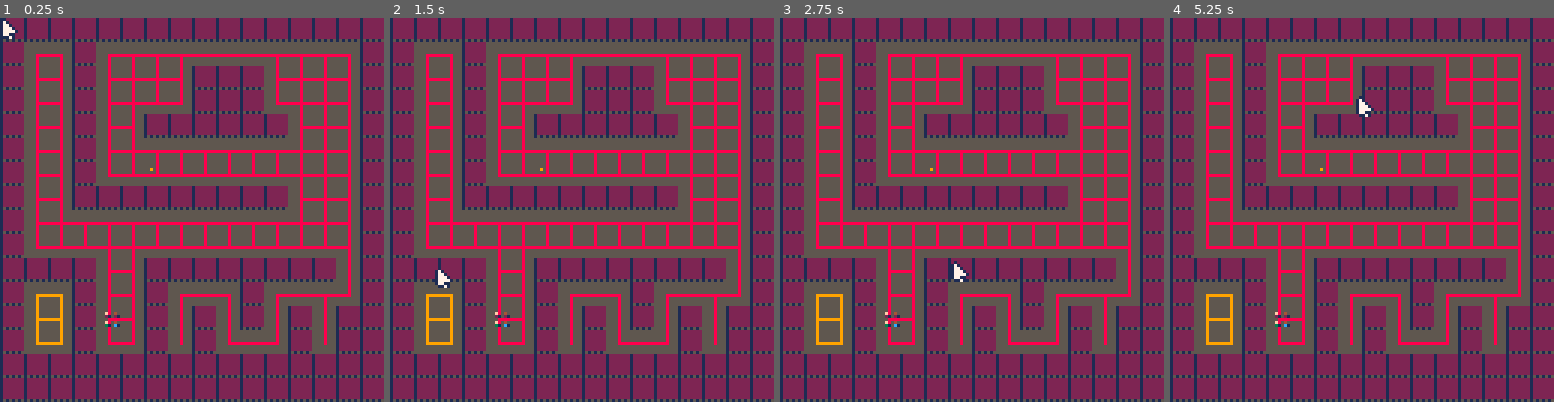
Above: before the commit, frames 1-4 (left to right).
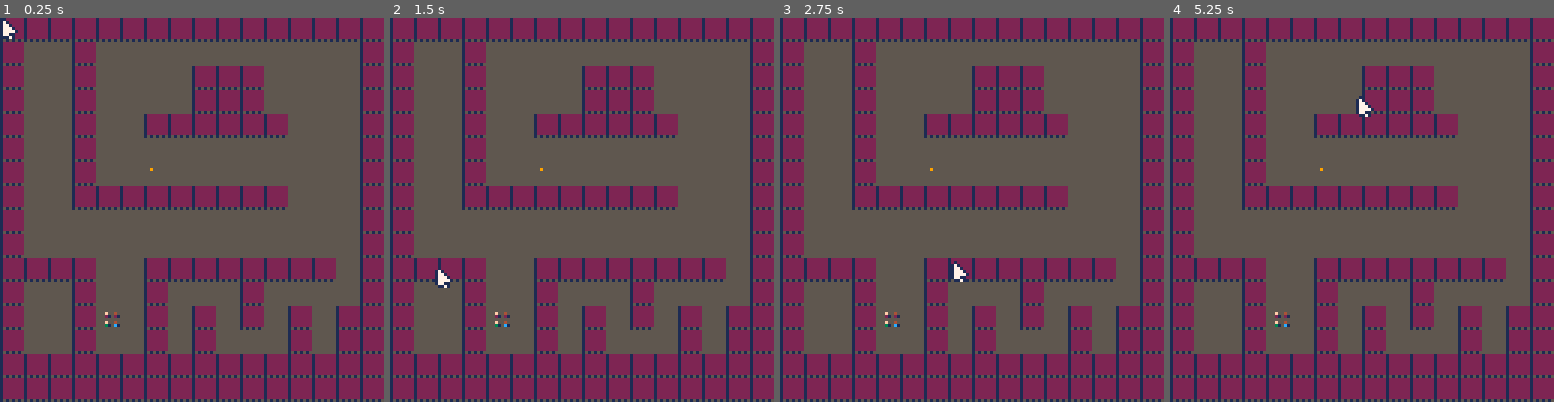
Above: after the commit, the same moments.

Repository: Grouflon/p8-rts-dungeon
Game: PICO-8 cartridge rts-dungeon.p8
The game is run twice, just before and just after one commit, with the same random seed, the same clock (stepped at 60 frames per second) and the same inputs.
Inputs (mouse positions are in pixels of both pictures, inside the frame that each line leads up to):
- Up to frame 1 (0.25 s): no input
- Up to frame 2 (1.5 s): click (670, 121) at 0.67 s; click (436, 267) at 1.22 s
- Up to frame 3 (2.75 s): click (887, 114) at 1.77 s; click (952, 259) at 2.32 s
- Up to frame 4 (5.25 s): click (1404, 106) at 2.87 s; click (1465, 256) at 3.42 s; click (1231, 102) at 3.97 s; click (1292, 248) at 4.52 s; click (1354, 94) at 5.07 s

The runs differ from the first frame. In frame 1, 8.8% of the frame differs, in the area x 9-92%, y 9-86%; in frame 2, 8.8%; in frame 3, 8.8%; in frame 4, 8.8%.

Commit message:
[pathfinding] Path smoothing + follow path

Diff:
--- a/game.lua
+++ b/game.lua
@@ -3,7 +3,7 @@
 clothes_color={2,3,8,10,11,12,14}
 
 agent_count=4
-order_speed=0.3
+order_speed=0.4
 
 --variables
 agents={}
@@ -36,6 +36,30 @@
     end
   }
   action_start(_goto_action,_agent,_target,_speed)
+end
+
+function agent_follow_path(_agent,_path,_speed)
+  local _goto_action={
+    start=function(_action,_path,_speed)
+      local _dist=0
+      for _i=1,#_path-1 do
+        local _start, _end = _path[_i], _path[_i+1]
+        assert(_start ~= nil)
+        assert(_end ~= nil)
+        local _traj=_end-_start
+        local _len=vec2_len(_traj)
+        local _dir=vec2_normalized(_traj)
+        while _dist < _len do
+          _agent.pos=_start+_dir*_dist
+          yield()
+          _dist+=_speed
+        end
+        _dist-=_len
+      end
+      _agent.pos=_path[#_path]
+    end
+  }
+  action_start(_goto_action,_agent,_path,_speed)
 end
 
 function agent_wait(_agent,_time)
@@ -110,11 +134,14 @@
 
   -- orders
   if (mouse.pressed[2]) then
-    foreach(selected_agents, function(_agent)
+    for _agent in all(selected_agents) do
       agent_stop_actions(_agent)
-      agent_goto(_agent,mouse.pos,order_speed)
-      sfx(0)
-    end)
+      path = find_path(level, _agent.pos, mouse.pos)
+      if path ~= nil then
+        agent_follow_path(_agent, path, order_speed)
+        sfx(0)
+      end
+    end
   end
 
   mine_update()
@@ -127,11 +154,7 @@
   -- agents
   foreach(agents,agent_update)
 
-  if #selected_agents>0 then
-    path = find_path(level, selected_agents[1].pos, mouse.pos)
-  else
-    path = nil
-  end
+
 end
 
 function _draw()
@@ -139,7 +162,7 @@
   cls(_bg_color)
 
   map(level.x,level.y,0,0,level.w,level.h,0x1)
-  graph_draw_links(level)
+  -- graph_draw_links(level)
 
 
   -- mine
@@ -155,10 +178,16 @@
   -- debug
   draw_log()
 
-  if path~=nil then
-    for i=1,#path-1 do
-      local _p0, _p1 = path[i], path[i+1]
-      line(_p0.x, _p0.y, _p1.x, _p1.y, 12)
-    end
-  end
+  -- if #selected_agents>0 then
+  --   path = find_path(level, selected_agents[1].pos, mouse.pos)
+  -- else
+  --   path = nil
+  -- end
+
+  -- if path~=nil then
+  --   for i=1,#path-1 do
+  --     local _p0, _p1 = path[i], path[i+1]
+  --     line(_p0.x, _p0.y, _p1.x, _p1.y, 12)
+  --   end
+  -- end
 end
--- a/pathfinding.lua
+++ b/pathfinding.lua
@@ -91,13 +91,30 @@
   end
 end
 
+function is_line_walkable(_graph, _start, _end, _subgraph) -- add radius?
+    local _traj = _end-_start
+    local _dir = vec2_normalized(_traj)
+    local _len = vec2_len(_traj)
+    local _step=4
+    local _progress=0
+    while _progress < _len do
+      _progress=min(_len,_progress+_step)
+      local _p = _start+_dir*_progress
+      -- pset(_p.x, _p.y, 13)
+      local _n= graph_get_node(_graph, _p)
+      if (_n.subgraph ~= _subgraph) return false
+    end
+    return true
+  end
+
 function find_path(_graph, _start, _end)
   local _start_node = graph_get_node(_graph, _start)
   local _end_node = graph_get_node(_graph, _end)
+  local _subgraph = _start_node.subgraph
   assert(_start_node~=nil)
   assert(_end_node~=nil)
-  if (_start_node.subgraph ~= _end_node.subgraph) return nil
-  if (_start_node.subgraph < 0) return nil
+  if (_subgraph ~= _end_node.subgraph) return nil
+  if (_subgraph < 0) return nil
   if (_start_node == _end_node) return {_start,_end}
 
   for _n in all(_graph.nodes) do
@@ -137,5 +154,16 @@
   _result[1]=_start
   _result[#_result]=_end
 
+  local _checkpoint=_result[1]
+  local _i=2
+  while _i<#_result do
+    if is_line_walkable(_graph, _checkpoint, _result[_i+1], _subgraph) then
+      deli(_result,_i)
+    else
+      _checkpoint = _result[_i]
+      _i+=1
+    end
+  end
+
   return _result
 end
